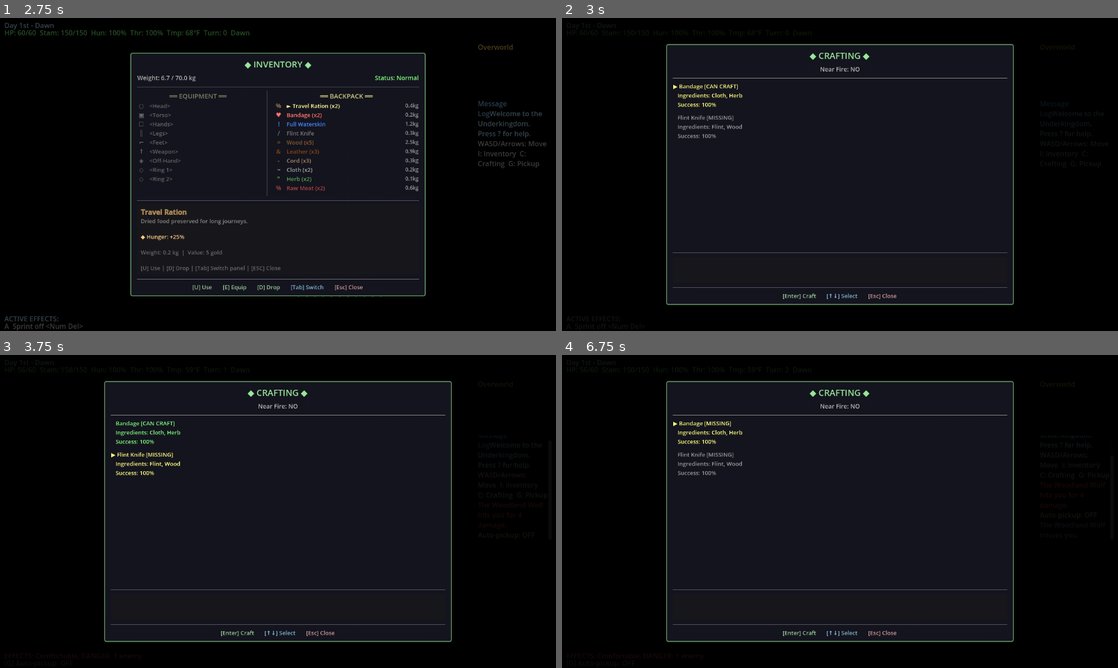
Above: before the commit, frames 1-4 (two rows, left to right).
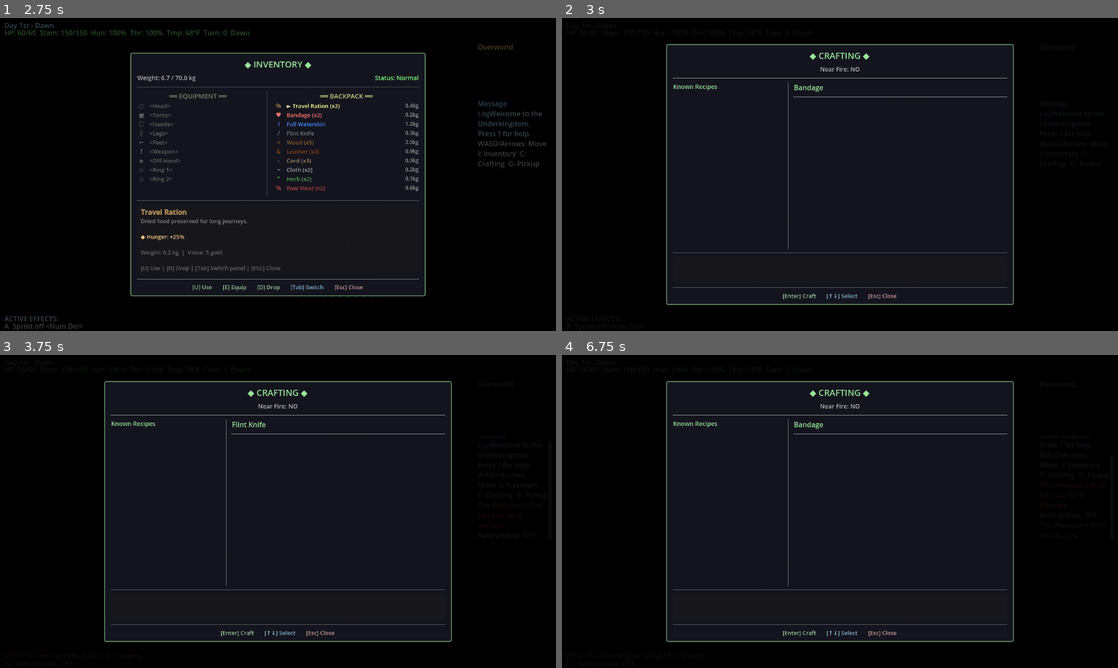
Above: after the commit, the same moments.

Repository: stevenraines/underkingdom-godot-cc
Game: Godot game, scene res://scenes/main.tscn
The game is run twice, just before and just after one commit, with the same random seed, the same clock (stepped at 60 frames per second) and the same inputs.
Inputs:
- Up to frame 1 (2.75 s): click "Start New Game" at 0.5 s; tap Enter (ui_accept) at 1.25, 1.52, 2, 2.27 s; hold Right (ui_right) 1.28-2.03 s; tap R at 1.35 s; hold Down (ui_down) from 2.03 s (still down); tap I at 2.1 s
- Up to frame 2 (3 s): tap Enter (ui_accept) at 2.75 s; release Down (ui_down) at 2.78 s; hold Right (ui_right) from 2.78 s (still down); tap C at 2.85 s
- Up to frame 3 (3.75 s): tap Enter (ui_accept) at 3.5 s; release Right (ui_right) at 3.53 s; hold Up (ui_up) from 3.53 s (still down); tap G at 3.6 s
- Up to frame 4 (6.75 s): tap Enter (ui_accept) at 3.77, 4.25, 4.52, 5, 5.27 s; release Up (ui_up) at 4.28 s; hold Left (ui_left) 4.28-5.78 s; tap Tab at 4.35 s; tap E at 5.1 s; hold Down (ui_down) 5.78-6.53 s; tap U at 5.85 s; hold Right (ui_right) from 6.53 s (still down); tap Space at 6.6 s

Frame 1 is identical in both runs. In frame 2, 0.7% of the frame differs, in the area x 20-81%, y 20-74%; in frame 3, 0.7%; in frame 4, 0.7%.
Error after the commit: Invalid access to property or key 'color' on a base object of type 'Dictionary'. (res://ui/crafting_screen.gd:109)

Commit message:
Update crafting screen UI to split layout
- Left panel shows recipe names in item colors (grayscale if missing ingredients)
- Right panel shows detailed info for selected recipe
- Shows ingredient counts (have/need) with color coding
- Green for sufficient ingredients, red for missing
- Tool and fire requirements show checkmarks/crosses
- Recipe names use the color of the item they produce

Diff:
--- a/ui/crafting_screen.gd
+++ b/ui/crafting_screen.gd
@@ -4,9 +4,11 @@
 ##
 ## Displays known recipes and allows crafting attempts.
 
-@onready var recipe_list: VBoxContainer = $Panel/MarginContainer/VBoxContainer/ScrollContainer/RecipeList
+@onready var recipe_list: VBoxContainer = $Panel/MarginContainer/VBoxContainer/ContentContainer/LeftPanel/ScrollContainer/RecipeList
 @onready var fire_label: Label = $Panel/MarginContainer/VBoxContainer/FireStatus
 @onready var message_label: Label = $Panel/MarginContainer/VBoxContainer/MessagePanel/MessageMargin/Message
+@onready var recipe_name_label: Label = $Panel/MarginContainer/VBoxContainer/ContentContainer/RightPanel/RecipeNameLabel
+@onready var details_container: VBoxContainer = $Panel/MarginContainer/VBoxContainer/ContentContainer/RightPanel/DetailsScroll/DetailsContainer
 
 var player: Player = null
 var near_fire: bool = false
@@ -72,72 +74,149 @@
 	# Show recipes or "no recipes" message
 	if known_recipes.is_empty():
 		var no_recipes = Label.new()
-		no_recipes.text = "No recipes known yet.\nExperiment by combining items to discover recipes!"
+		no_recipes.text = "No recipes known yet.\nExperiment by combining items\nto discover recipes!"
 		no_recipes.add_theme_color_override("font_color", Color(0.7, 0.7, 0.7, 1))
-		no_recipes.add_theme_font_size_override("font_size", 14)
+		no_recipes.add_theme_font_size_override("font_size", 13)
 		no_recipes.horizontal_alignment = HORIZONTAL_ALIGNMENT_CENTER
 		no_recipes.autowrap_mode = TextServer.AUTOWRAP_WORD
 		recipe_list.add_child(no_recipes)
-	else:
-		# Add each recipe
+
+		# Clear details panel
+		recipe_name_label.text = "Select a recipe"
+		_clear_details()
+	else:
+		# Add each recipe to left panel
 		for i in range(known_recipes.size()):
 			var recipe = known_recipes[i]
-			var recipe_label = _create_recipe_label(recipe, i == selected_recipe_index)
+			var recipe_label = _create_recipe_list_item(recipe, i == selected_recipe_index)
 			recipe_list.add_child(recipe_label)
 
+		# Update details panel for selected recipe
+		if selected_recipe_index < known_recipes.size():
+			_update_details_panel(known_recipes[selected_recipe_index])
+
 	message_label.text = " "
 
-## Create a label for a recipe
-func _create_recipe_label(recipe: Recipe, is_selected: bool) -> Label:
+## Create a simple label for recipe list (left panel)
+func _create_recipe_list_item(recipe: Recipe, is_selected: bool) -> Label:
 	var label = Label.new()
 
 	# Check if can craft
 	var can_craft = recipe.has_requirements(player.inventory, near_fire)
-	var missing = recipe.get_missing_requirements(player.inventory, near_fire)
+
+	# Get the item color
+	var item = ItemManager.get_item_data(recipe.result_item_id)
+	var item_color = item.color if item else Color.WHITE
 
 	# Build text
 	var text = ""
 	if is_selected:
 		text += "▶ "
 	else:
-		text += "   "
+		text += "  "
 
 	text += recipe.get_display_name()
 
-	# Show status
+	label.text = text
+	label.add_theme_font_size_override("font_size", 14)
+
+	# Color: item color if craftable, grayscale if not
 	if can_craft:
-		text += " [CAN CRAFT]"
-	elif not missing.is_empty():
-		text += " [MISSING]"
-
-	text += "\n   Ingredients: "
-	text += recipe.get_ingredient_list()
+		label.add_theme_color_override("font_color", item_color)
+	else:
+		# Convert to grayscale
+		var gray = (item_color.r + item_color.g + item_color.b) / 3.0
+		label.add_theme_color_override("font_color", Color(gray, gray, gray, 1.0))
+
+	return label
+
+## Update the details panel on the right
+func _update_details_panel(recipe: Recipe) -> void:
+	# Update recipe name
+	var item = ItemManager.get_item_data(recipe.result_item_id)
+	recipe_name_label.text = recipe.get_display_name()
+	if item:
+		recipe_name_label.add_theme_color_override("font_color", item.color)
+
+	# Clear previous details
+	_clear_details()
+
+	# Add ingredients section
+	var ingredients_label = Label.new()
+	ingredients_label.text = "Ingredients:"
+	ingredients_label.add_theme_color_override("font_color", Color(0.7, 0.7, 0.7, 1))
+	ingredients_label.add_theme_font_size_override("font_size", 14)
+	details_container.add_child(ingredients_label)
+
+	# Show each ingredient with count
+	for ingredient in recipe.ingredients:
+		var ingredient_item = ItemManager.get_item_data(ingredient["item"])
+		if ingredient_item:
+			var have_count = player.inventory.count_item_by_id(ingredient["item"])
+			var need_count = ingredient["count"]
+
+			var ingredient_label = Label.new()
+			ingredient_label.text = "  %s: %d/%d" % [
+				ingredient_item.display_name,
+				have_count,
+				need_count
+			]
+			ingredient_label.add_theme_font_size_override("font_size", 13)
+
+			# Color: green if have enough, red if not
+			if have_count >= need_count:
+				ingredient_label.add_theme_color_override("font_color", Color(0.5, 1.0, 0.5, 1))
+			else:
+				ingredient_label.add_theme_color_override("font_color", Color(1.0, 0.5, 0.5, 1))
+
+			details_container.add_child(ingredient_label)
 
 	# Tool requirement
 	if recipe.tool_required != "":
-		text += "\n   Tool: " + recipe.tool_required.capitalize()
+		var tool_label = Label.new()
+		var has_tool = player.inventory.has_tool(recipe.tool_required)
+		tool_label.text = "Tool: %s %s" % [
+			recipe.tool_required.capitalize(),
+			"✓" if has_tool else "✗"
+		]
+		tool_label.add_theme_font_size_override("font_size", 13)
+		if has_tool:
+			tool_label.add_theme_color_override("font_color", Color(0.5, 1.0, 0.5, 1))
+		else:
+			tool_label.add_theme_color_override("font_color", Color(1.0, 0.5, 0.5, 1))
+		details_container.add_child(tool_label)
 
 	# Fire requirement
 	if recipe.fire_required:
-		text += "\n   Requires: Fire (within 3 tiles)"
+		var fire_req_label = Label.new()
+		fire_req_label.text = "Requires: Fire (within 3 tiles) %s" % ["✓" if near_fire else "✗"]
+		fire_req_label.add_theme_font_size_override("font_size", 13)
+		if near_fire:
+			fire_req_label.add_theme_color_override("font_color", Color(0.5, 1.0, 0.5, 1))
+		else:
+			fire_req_label.add_theme_color_override("font_color", Color(1.0, 0.5, 0.5, 1))
+		details_container.add_child(fire_req_label)
 
 	# Success chance
+	var success_label = Label.new()
 	var success_chance = CraftingSystem.get_success_chance_string(recipe.difficulty, player.attributes["INT"])
-	text += "\n   Success: " + success_chance
-
-	label.text = text
-	label.autowrap_mode = TextServer.AUTOWRAP_WORD
-	label.add_theme_font_size_override("font_size", 13)
-
-	# Color based on availability
-	if is_selected:
-		label.add_theme_color_override("font_color", Color(1.0, 1.0, 0.5, 1))
-	elif can_craft:
-		label.add_theme_color_override("font_color", Color(0.5, 1.0, 0.5, 1))
-	else:
-		label.add_theme_color_override("font_color", Color(0.6, 0.6, 0.6, 1))
-
-	return label
+	success_label.text = "Success Chance: %s" % success_chance
+	success_label.add_theme_font_size_override("font_size", 13)
+	success_label.add_theme_color_override("font_color", Color(0.7, 0.7, 0.7, 1))
+	details_container.add_child(success_label)
+
+	# Result
+	var result_label = Label.new()
+	result_label.text = "\nResult: %s (×%d)" % [recipe.get_display_name(), recipe.result_count]
+	result_label.add_theme_font_size_override("font_size", 13)
+	if item:
+		result_label.add_theme_color_override("font_color", item.color)
+	details_container.add_child(result_label)
+
+## Clear details panel
+func _clear_details() -> void:
+	for child in details_container.get_children():
+		child.queue_free()
 
 ## Select previous recipe
 func _select_previous() -> void:
--- a/ui/crafting_screen.tscn
+++ b/ui/crafting_screen.tscn
@@ -81,16 +81,59 @@
 layout_mode = 2
 theme_override_constants/separation = 4
 
-[node name="ScrollContainer" type="ScrollContainer" parent="Panel/MarginContainer/VBoxContainer"]
+[node name="ContentContainer" type="HBoxContainer" parent="Panel/MarginContainer/VBoxContainer"]
+layout_mode = 2
+size_flags_vertical = 3
+theme_override_constants/separation = 12
+
+[node name="LeftPanel" type="VBoxContainer" parent="Panel/MarginContainer/VBoxContainer/ContentContainer"]
+custom_minimum_size = Vector2(250, 0)
+layout_mode = 2
+theme_override_constants/separation = 4
+
+[node name="RecipeListLabel" type="Label" parent="Panel/MarginContainer/VBoxContainer/ContentContainer/LeftPanel"]
+layout_mode = 2
+theme_override_colors/font_color = Color(0.6, 0.9, 0.6, 1)
+theme_override_font_sizes/font_size = 14
+text = "Known Recipes"
+
+[node name="ScrollContainer" type="ScrollContainer" parent="Panel/MarginContainer/VBoxContainer/ContentContainer/LeftPanel"]
 layout_mode = 2
 size_flags_vertical = 3
 horizontal_scroll_mode = 0
 
-[node name="RecipeList" type="VBoxContainer" parent="Panel/MarginContainer/VBoxContainer/ScrollContainer"]
+[node name="RecipeList" type="VBoxContainer" parent="Panel/MarginContainer/VBoxContainer/ContentContainer/LeftPanel/ScrollContainer"]
 layout_mode = 2
 size_flags_horizontal = 3
 size_flags_vertical = 3
-theme_override_constants/separation = 12
+theme_override_constants/separation = 2
+
+[node name="VSeparator" type="VSeparator" parent="Panel/MarginContainer/VBoxContainer/ContentContainer"]
+layout_mode = 2
+
+[node name="RightPanel" type="VBoxContainer" parent="Panel/MarginContainer/VBoxContainer/ContentContainer"]
+layout_mode = 2
+size_flags_horizontal = 3
+theme_override_constants/separation = 8
+
+[node name="RecipeNameLabel" type="Label" parent="Panel/MarginContainer/VBoxContainer/ContentContainer/RightPanel"]
+layout_mode = 2
+theme_override_colors/font_color = Color(0.6, 0.9, 0.6, 1)
+theme_override_font_sizes/font_size = 16
+text = "Select a recipe"
+
+[node name="HSeparator" type="HSeparator" parent="Panel/MarginContainer/VBoxContainer/ContentContainer/RightPanel"]
+layout_mode = 2
+
+[node name="DetailsScroll" type="ScrollContainer" parent="Panel/MarginContainer/VBoxContainer/ContentContainer/RightPanel"]
+layout_mode = 2
+size_flags_vertical = 3
+horizontal_scroll_mode = 0
+
+[node name="DetailsContainer" type="VBoxContainer" parent="Panel/MarginContainer/VBoxContainer/ContentContainer/RightPanel/DetailsScroll"]
+layout_mode = 2
+size_flags_horizontal = 3
+theme_override_constants/separation = 8
 
 [node name="HSeparator2" type="HSeparator" parent="Panel/MarginContainer/VBoxContainer"]
 layout_mode = 2
